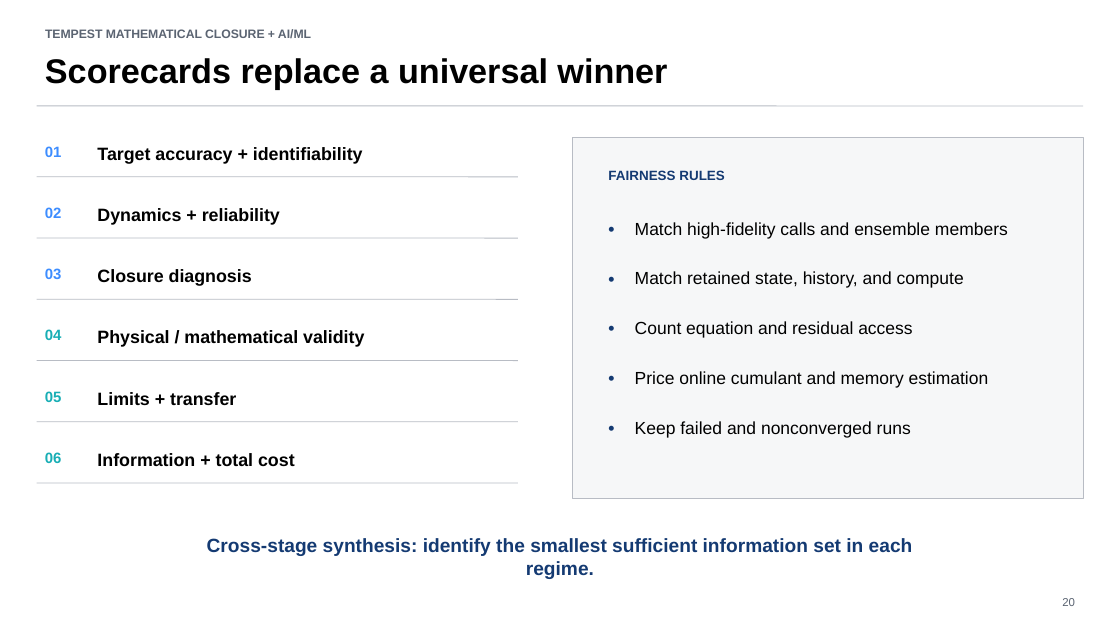
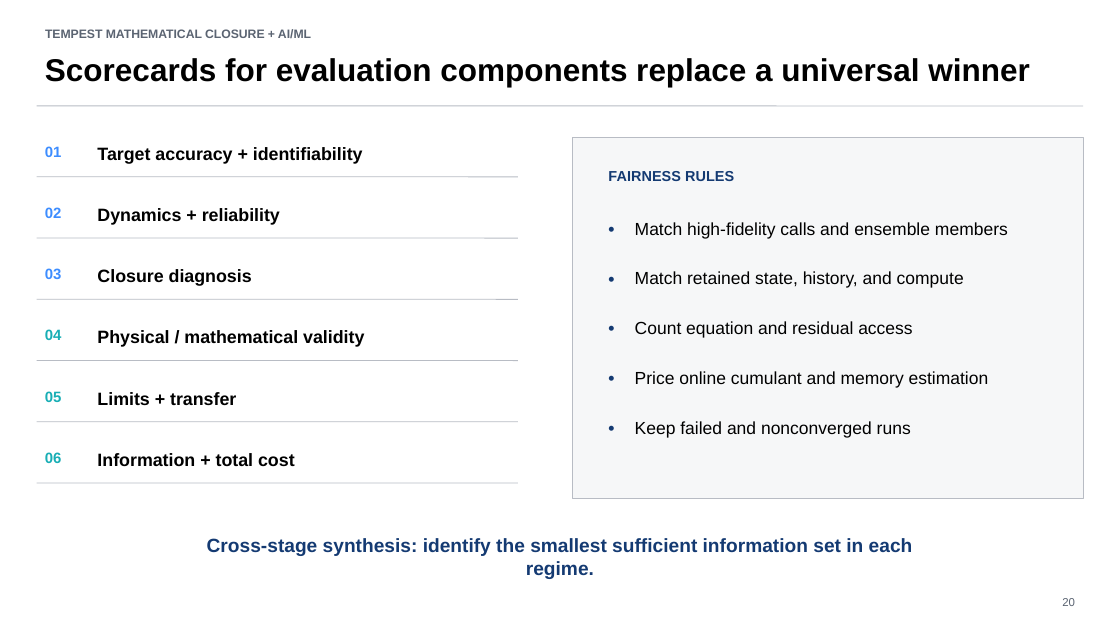
Before and after one commit to annacgilbert/TEMPEST-model-bake-off, a slide deck: slide 17 of docs/presentations/TEMPEST_closure_models_full_talk.pptx (slide 20 before the commit). Drawn at 1120x630 pixels with LibreOffice and Linux fonts; fonts in the diff are those of the drawing. Boxes give left, top, right and bottom in pixels: in the first picture for what was removed or moved away, otherwise in the second. Text is boxed around its words. In the diff, an @@ line names an element or a change of style, - is before the commit and + after.

```diff
--- a/docs/presentations/TEMPEST_closure_models_full_talk.pptx
+++ b/docs/presentations/TEMPEST_closure_models_full_talk.pptx
@@ text at <box>45,58,1029,87</box>: text changed; size 29.2 to 27.1 pt @@
-Scorecards replace a universal winner
+Scorecards for evaluation components replace a universal winner
@@ text "FAIRNESS RULES" at <box>608,171,734,181</box>: size 11.5 to 12.5 pt @@
```
Also in this commit, not shown: 18 other slides changed, 1 slide added, 3 slides removed, 6 other files.
